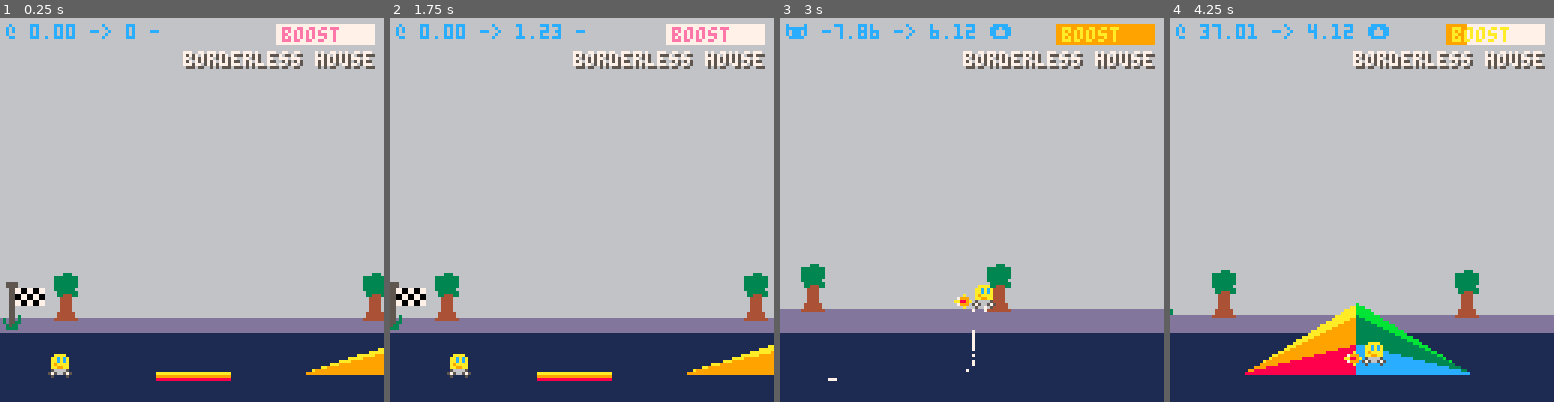
Above: before the commit, frames 1-4 (left to right).
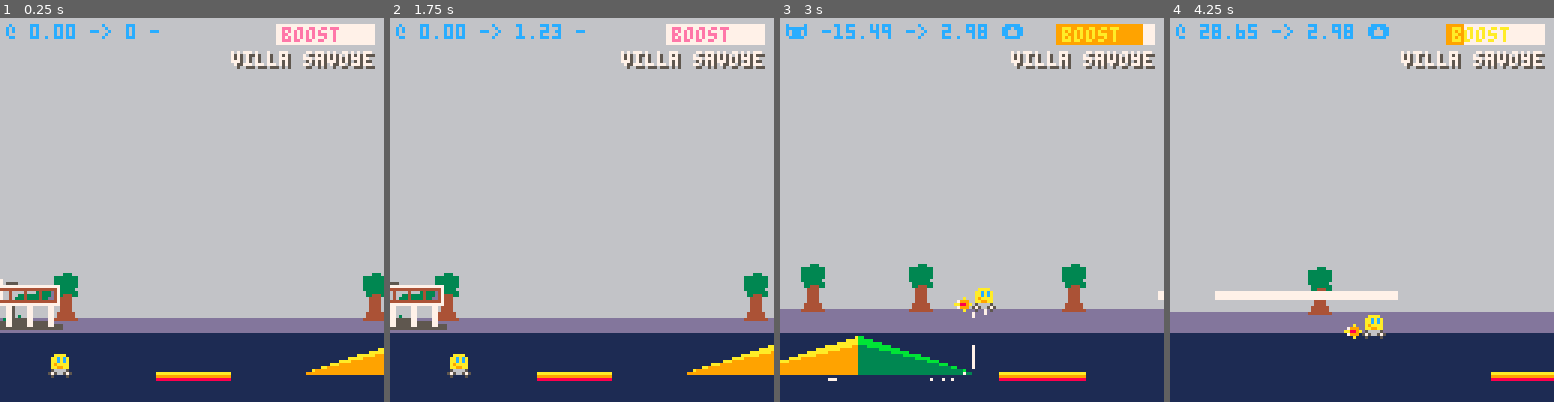
Above: after the commit, the same moments.

Repository: broquaint/pico8-carts
Game: PICO-8 cartridge racer.p8
The game is run twice, just before and just after one commit, with the same random seed, the same clock (stepped at 60 frames per second) and the same inputs.
Inputs:
- Up to frame 1 (0.25 s): no input
- Up to frame 2 (1.75 s): tap X (X key) at 0.33, 1.07 s; tap O (Z key) at 0.7, 1.7 s; hold Right from 1.6 s (still down)
- Up to frame 3 (3 s): tap X (X key) at 1.85, 2.97 s; release Right at 2.1 s; tap O (Z key) at 2.1, 2.5, 2.9 s; hold Up 2.15-2.42 s; hold Right from 2.47 s (still down)
- Up to frame 4 (4.25 s): release Right at 3.03 s; hold Left 3.08-3.58 s; tap O (Z key) at 3.3, 3.7, 4.1 s; hold Down 3.63-3.97 s; hold Right from 4.02 s (still down); tap X (X key) at 4.08 s

The runs differ from the first frame. In frame 1, 2.4% of the frame differs, in the area x 0-95%, y 8-82%; in frame 2, 2.3%; in frame 3, 7.8%; in frame 4, 11%, in the area x 0-100%, y 1-95%.

Commit message:
Start adding platform logic
They are exist in the scene, are drawn into the scene and the
intersection point is understood. Next is actually landing on, and
taking off, from platforms. And making them fun somehow.

Diff:
--- a/racer.p8
+++ b/racer.p8
@@ -108,11 +108,6 @@
    populate_scenery()
    populate_geometry()
 
-   -- loc_map = {}
-   -- for loc in all(locations) do
-   --    loc_map[loc.name] = loc
-   -- end
-
    level.deliveries = generate_deliveries()
    car.deliveries = {level.deliveries[randx(#level.deliveries)]}
 end
@@ -161,7 +156,7 @@
       local new_x = x + randx(30)
 
       add(boosters, make_booster(
-             { x = new_x, boost = 1 + rnd()/2, width = randx(30) + 10 }
+             { x = new_x, boost = 1.1, width = randx(30) + 10 }
       ))
 
       local l = make_ramp(
@@ -173,6 +168,12 @@
 
       add(ramps, l)
       add(ramps, r)
+
+      add(boosters, make_booster(
+             { x = r.x+r.width+10, boost = 1.1, width = randx(30) + 10 }
+      ))
+
+      add(platforms, make_obj({r.x + 100, g_racing_line - 25}, {width = 60}))
 
       x += 300
    end
@@ -282,6 +283,25 @@
    return false
 end
 
+function on_platform()
+   local car_x = car.x + 4
+   local car_y = car.y + 8
+   for p in all(platforms) do
+      if car_x > p.x and car_x < (p.x + p.width) then
+         -- Landing
+         if car.dy > 0 -- falling down
+            and (car_y < p.y and (car_y + car.dy * g_dt) > p.y) -- will be "on" it in the next frame
+         then
+            return p
+         -- Landed
+         elseif car.dy == 0 and not car.jumping then
+            return p
+         end
+      end
+   end
+   return false
+end
+
 function still_boosting()
    local boost_active = car.boosted_at and t() - car.boosted_at < 0.5
    local boost_power  = car.boost_meter > 0
@@ -346,6 +366,15 @@
    end
 end
 
+function handle_platform(p)
+   debug('landed on platform ', p)
+   debug('car was at ', car)
+   car.on_platform = p
+   car.y = p.y - 8
+   car.dy = 0
+   car.jumping = false
+end
+
 function update_car()
    local accelerating = btn(b_right) or btn(b_left)
 
@@ -416,7 +445,7 @@
    local b = on_booster()
    if b and abs(car.speed) < g_top_boost then
       -- TODO implement a max speed ... but going insanely fast is fun.
-      car.speed += sgn(car.speed) * b.boost
+      car.speed *= b.boost
       car.boosted_at  = t()
       car.boost_meter = 32
       car.boost_was   = b.boost
@@ -434,6 +463,7 @@
       g_edge_lhs = g_edge_rhs
    end
 
+   local p = on_platform()
    -- Recalculate ramp now the car's position has been recalculated
    r = on_ramp(car.x)
 
@@ -446,7 +476,10 @@
       if next_ramp and r != next_ramp and car.dy < 0 then
          car.jumping = true
       end
-   else
+   elseif p and car.jumping then
+      handle_platform(p)
+   elseif not p then
+      car.on_platform = false
       apply_gravity()
    end
 end
@@ -594,6 +627,13 @@
 
    palt()
 
+   for d in all(level.deliveries) do
+      local del_x = wrapped_x(d)
+      if should_draw(del_x, d.width) then
+         render_sprite(d.location.spr, del_x, d.y)
+      end
+   end
+
    for r in all(ramps) do
       local rx = wrapped_x(r)
 
@@ -614,17 +654,11 @@
 
 
    for p in all(platforms) do
-      if p.x > -p.width and p.x < 128 then
+      local px0 = wrapped_x(p)
+      if should_draw(px0, p.width) then
          local px = p.x
          local py = p.y
-         rectfill(px, py, px + p.width, py - 2, orange)
-      end
-   end
-
-   for d in all(level.deliveries) do
-      local del_x = wrapped_x(d)
-      if should_draw(del_x, d.width) then
-         render_sprite(d.location.spr, del_x, d.y)
+         rectfill(px0, py, px0 + p.width, py - 2, white)
       end
    end
 end
